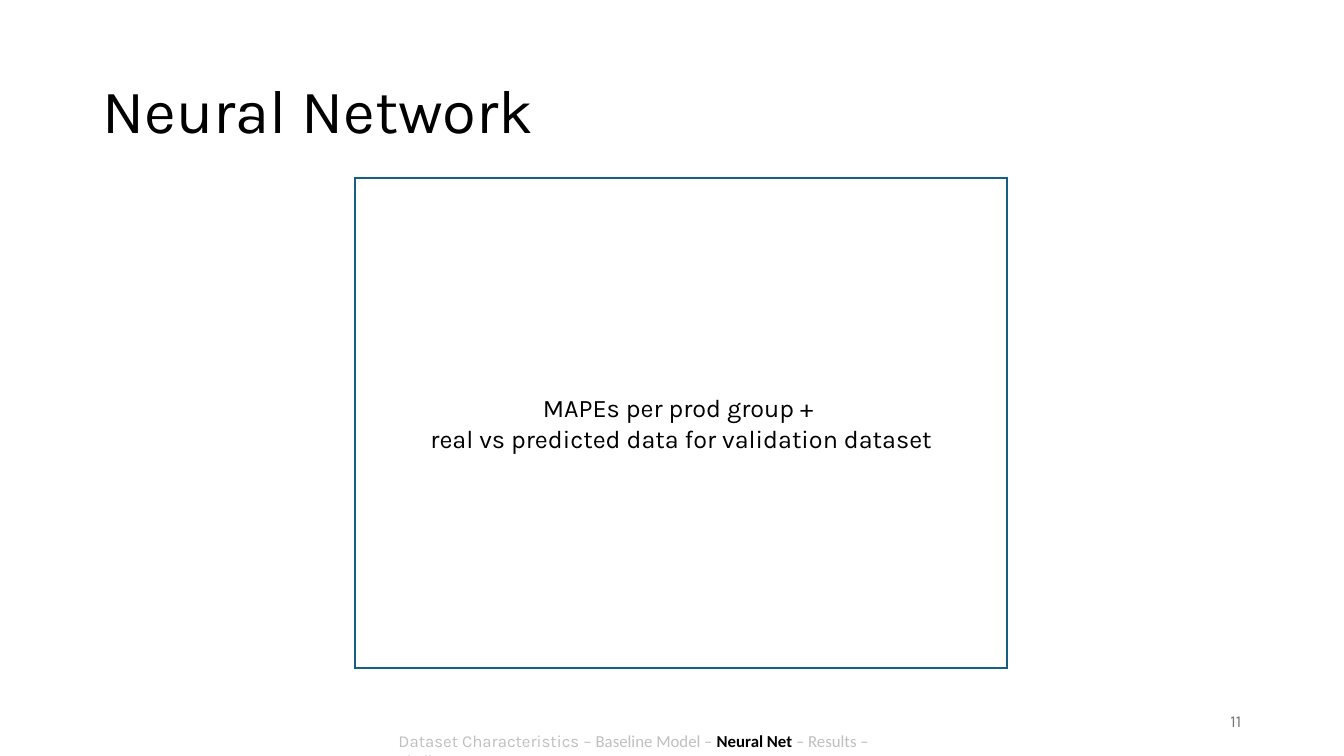
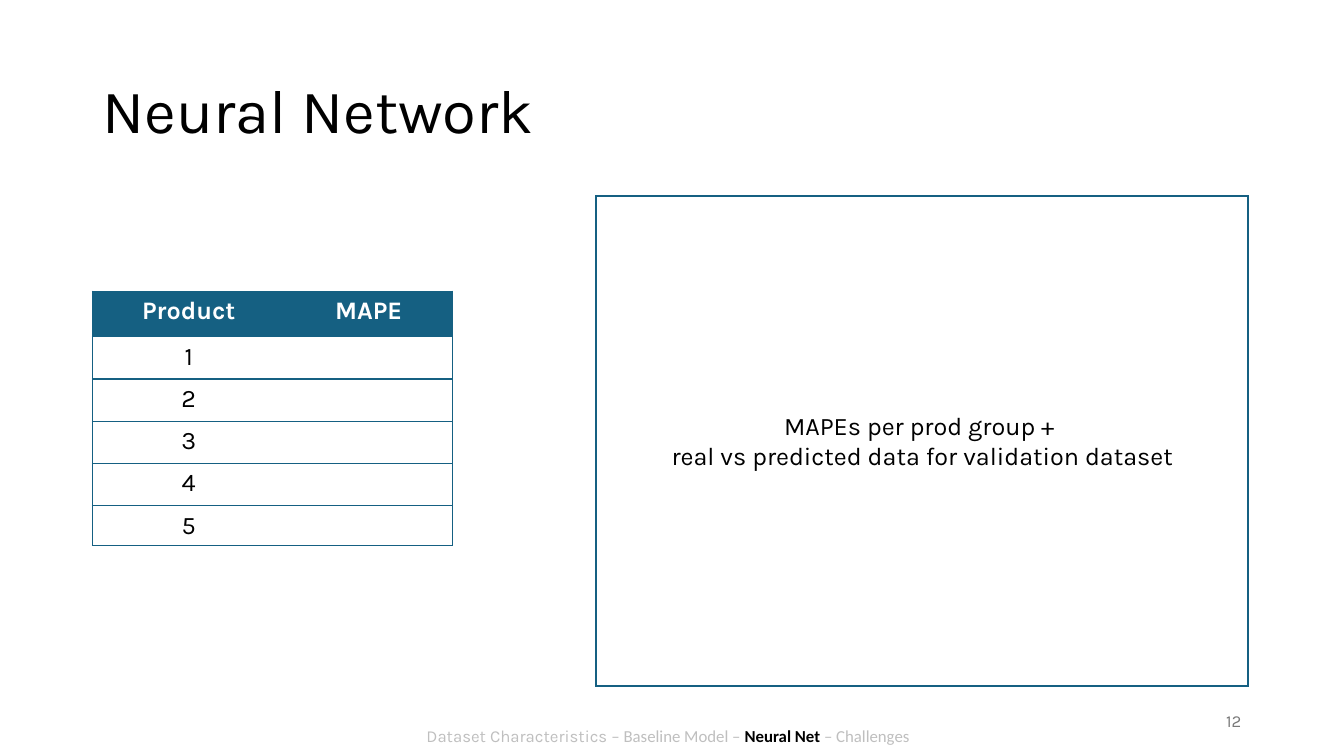
Before and after one commit to antonroefer/bakery-sales-prediction-group-3, a slide deck: slide 12 of 4_Presentation/Group 3.pptx (slide 11 before the commit). Drawn at 1344x756 pixels with LibreOffice and Linux fonts; fonts in the diff are those of the drawing. Boxes give left, top, right and bottom in pixels: in the first picture for what was removed or moved away, otherwise in the second. Text is boxed around its words. In the diff, an @@ line names an element or a change of style, - is before the commit and + after.

```diff
--- a/4_Presentation/Group 3.pptx
+++ b/4_Presentation/Group 3.pptx
@@ rectangle "MAPEs per prod group +" moved from (x1=355, y1=178, x2=1007, y2=668) to (x1=597, y1=196, x2=1249, y2=686) @@
@@ table added at (x1=93, y1=291, x2=453, y2=546), 6 rows, 2 columns @@
+Product | MAPE
+1 | 
+2 | 
+3 | 
+4 | 
+5 | 
@@ page number at (x1=1226, y1=716, x2=1241, y2=727): text changed @@
-11
+12
@@ text at (x1=426, y1=730, x2=909, y2=745): text changed @@
-Dataset Characteristics – Baseline Model – Neural Net – Results – Challenges
+Dataset Characteristics – Baseline Model – Neural Net – Challenges
```
Also in this commit, not shown: 9 other slides changed, 2 slides added.
